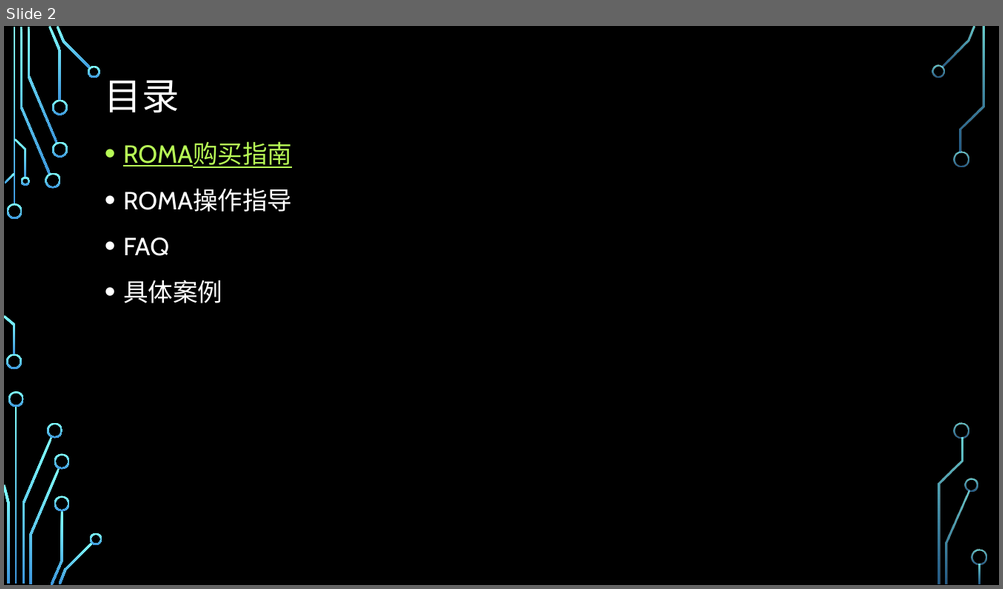
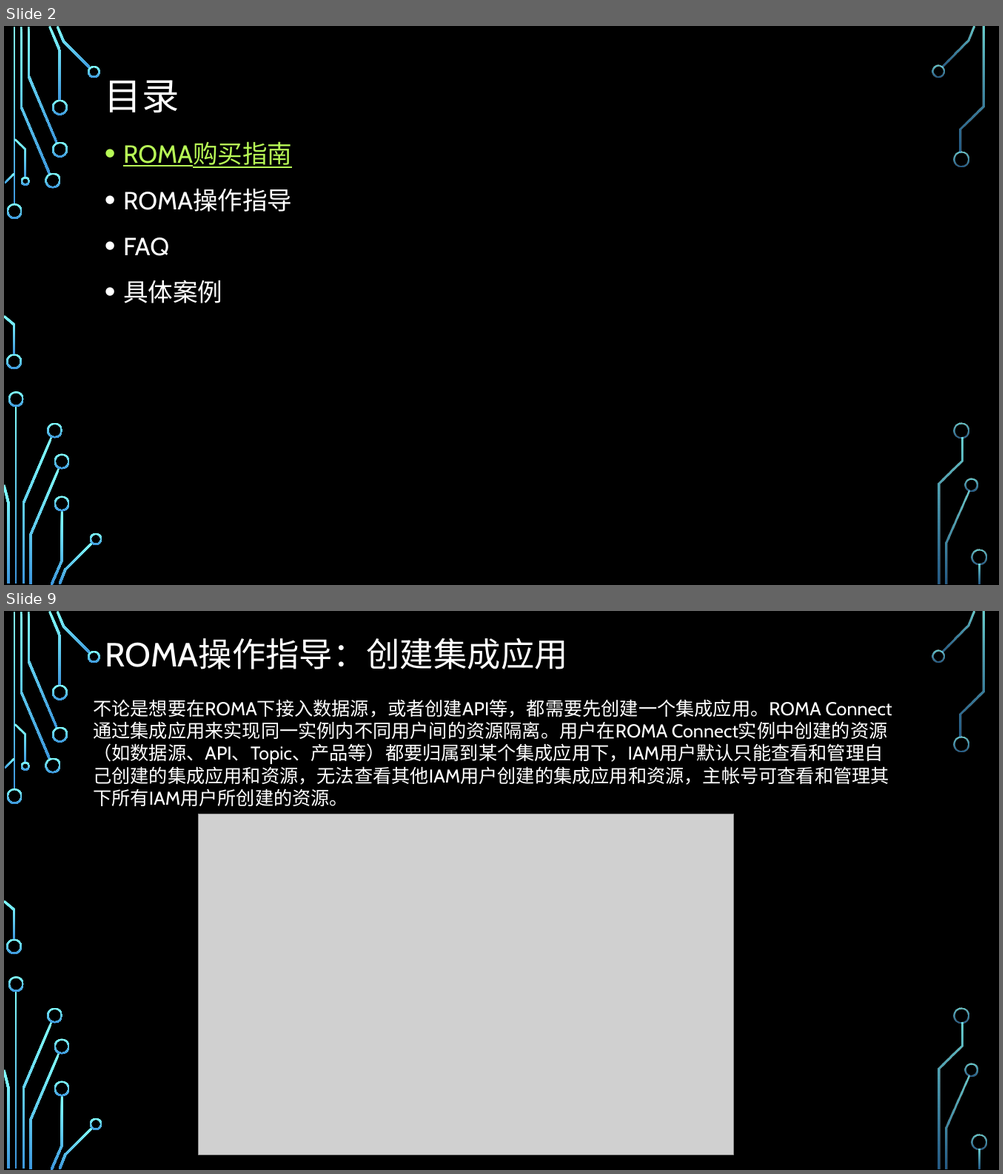
Before and after one commit to zhaoxukl1314/roma, a slide deck: ROMA使用手册.pptx. Shown one above the other, each under a label of ours: slide 2 before the commit, slides 2 and 9 after it; the slides between them are not shown. The pictures are 1003x589 and 1003x1174 pixels, drawn with LibreOffice and Linux fonts; fonts in the diff are those of the drawing; grey boxes stand for pictures; background and template pictures are left out. Boxes give left, top, right and bottom in pixels: in the first picture for what was removed or moved away, otherwise in the second. Text is boxed around its words. In the diff, an @@ line names an element or a change of style, - is before the commit and + after.

```diff
--- a/ROMA使用手册.pptx
+++ b/ROMA使用手册.pptx
@@ slide 9 added at bbox=[4, 611, 999, 1170], background picture (left out); not listed: 36 template elements that a slide beside it also shows @@
@@ title added at bbox=[105, 638, 568, 669], 32.4 pt, text #FFFFFF @@
+ROMA操作指导：创建集成应用
@@ text added at bbox=[93, 699, 889, 806], 18 pt, text #FFFFFF @@
+不论是想要在ROMA下接入数据源，或者创建API等，都需要先创建一个集成应用。ROMA Connect通过集成应用来实现同一实例内不同用户间的资源隔离。用户在ROMA Connect实例中创建的资源（如数据源、API、Topic、产品等）都要归属到某个集成应用下，IAM用户默认只能查看和管理自己创建的集成应用和资源，无法查看其他IAM用户创建的集成应用和资源，主帐号可查看和管理其下所有IAM用户所创建的资源。
@@ picture added at bbox=[198, 814, 734, 1155] @@
```
Also in this commit, not shown: 1 slide changed, 9 other slides added.
